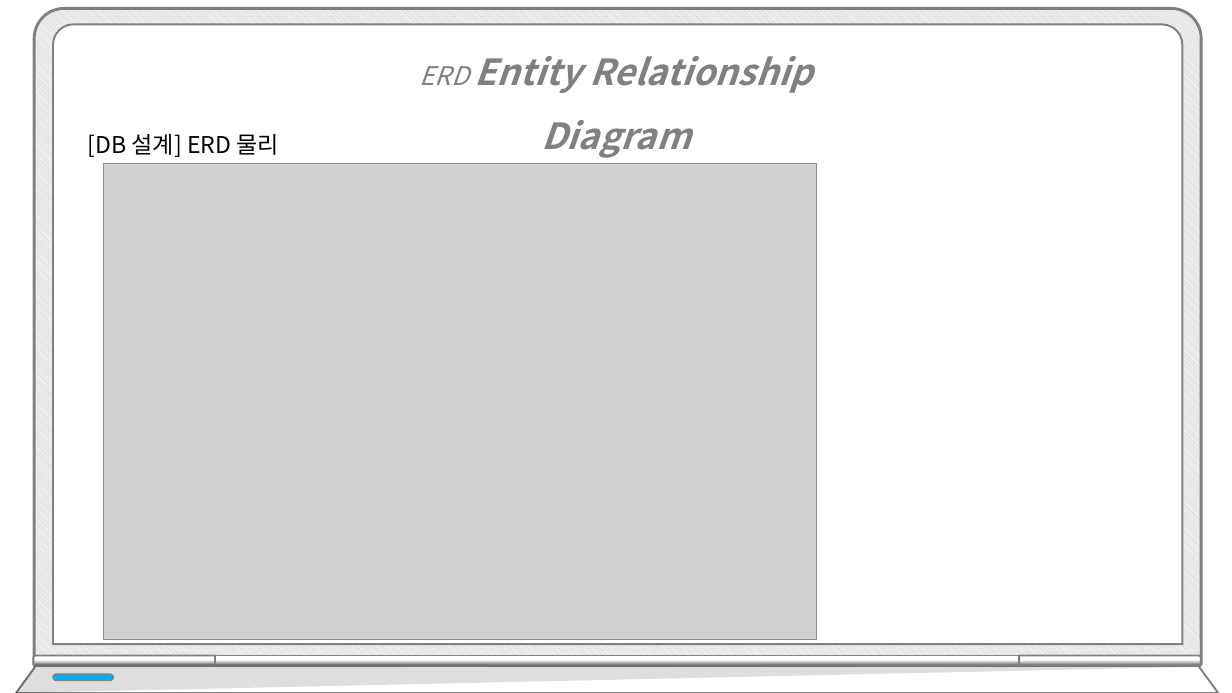
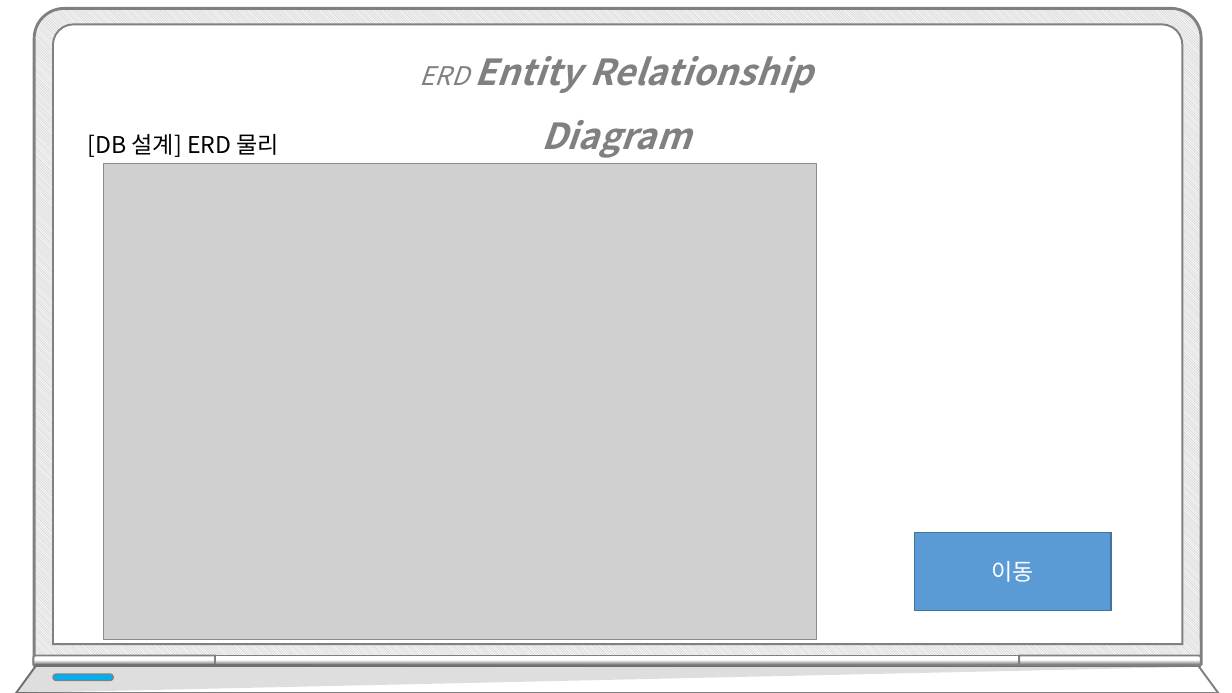
Before and after one commit to hhsw07/ezen-academy-projects, a slide deck: slide 19 of WebContent/발표/4차/프로젝트5_4차.pptx (slide 14 before the commit). Drawn at 1232x693 pixels with LibreOffice and Linux fonts; fonts in the diff are those of the drawing; grey boxes stand for pictures. Boxes give left, top, right and bottom in pixels: in the first picture for what was removed or moved away, otherwise in the second. Text is boxed around its words. In the diff, an @@ line names an element or a change of style, - is before the commit and + after.

```diff
--- a/WebContent/발표/4차/프로젝트5_4차.pptx
+++ b/WebContent/발표/4차/프로젝트5_4차.pptx
@@ rectangle added at <box>915,532,1112,611</box>, fill #5B9BD5, outline #43739E 1 pt, 18 pt, text #FFFFFF @@
+이동
```
Also in this commit, not shown: 6 other slides changed, 6 slides added.
